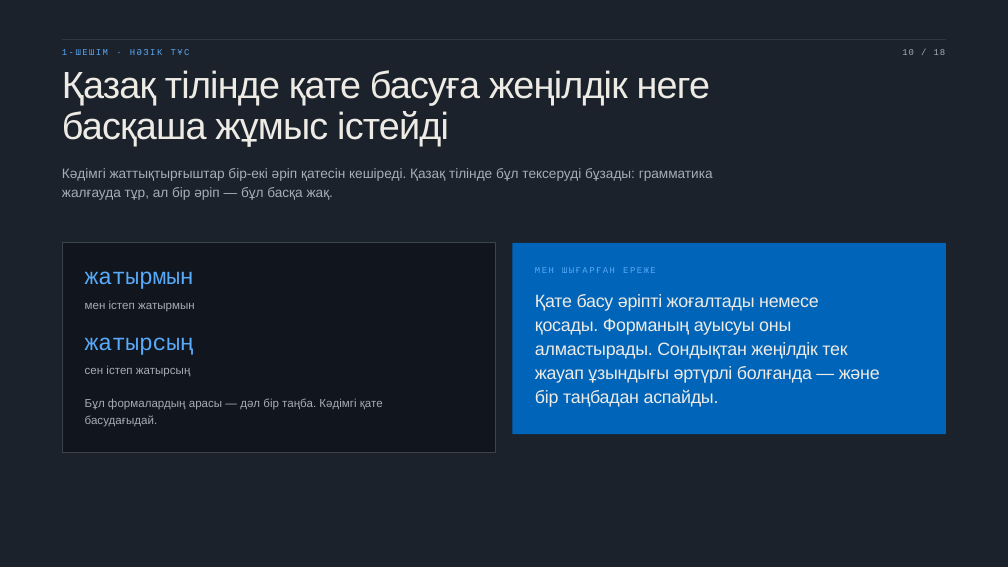
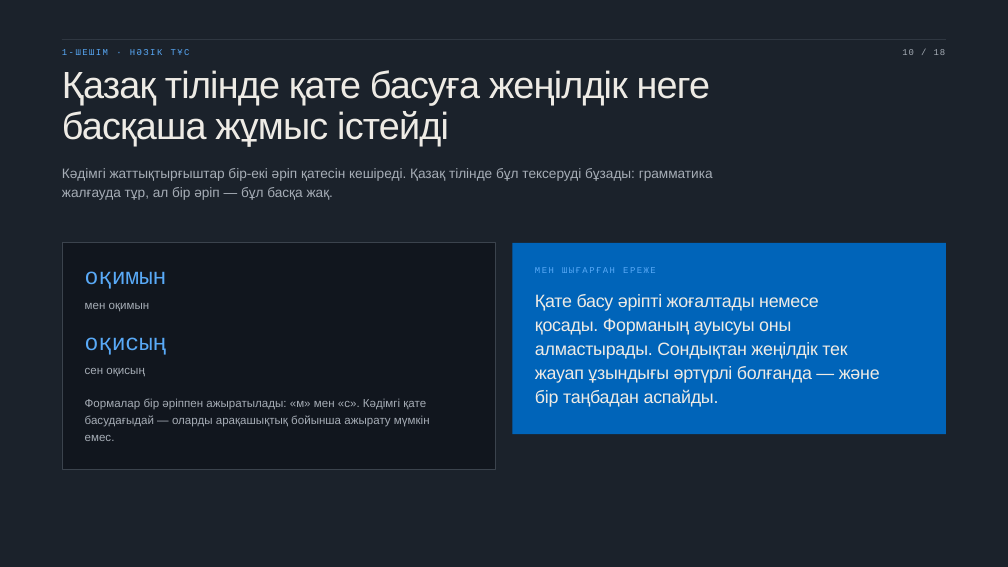
Before and after one commit to s-chaikovskiy/grammarquest-web, a slide deck: slide 10 of презентация/Тілашар-қорғау.pptx. Drawn at 1008x567 pixels with LibreOffice and Linux fonts; fonts in the diff are those of the drawing. Boxes give left, top, right and bottom in pixels: in the first picture for what was removed or moved away, otherwise in the second. Text is boxed around its words. In the diff, an @@ line names an element or a change of style, - is before the commit and + after.

```diff
--- a/презентация/Тілашар-қорғау.pptx
+++ b/презентация/Тілашар-қорғау.pptx
@@ rectangle: place and size @@
-rectangle at <box>62,243,496,452</box>
+rectangle at <box>62,243,496,469</box>
@@ text at <box>85,271,167,289</box>: text changed @@
-жатырмын
+оқимын
@@ text at <box>85,303,150,311</box>: text changed @@
-мен істеп жатырмын
+мен оқимын
@@ text at <box>85,337,167,355</box>: text changed @@
-жатырсың
+оқисың
@@ text at <box>85,368,144,376</box>: text changed @@
-сен істеп жатырсың
+сен оқисың
@@ text at <box>85,398,430,441</box>: text changed @@
-Бұл формалардың арасы — дәл бір таңба. Кәдімгі қате
-басудағыдай.
+Формалар бір әріппен ажыратылады: «м» мен «с». Кәдімгі қате
+басудағыдай — оларды арақашықтық бойынша ажырату мүмкін
+емес.
```
Also in this commit, not shown: 4 other slides changed, 10 other files.
